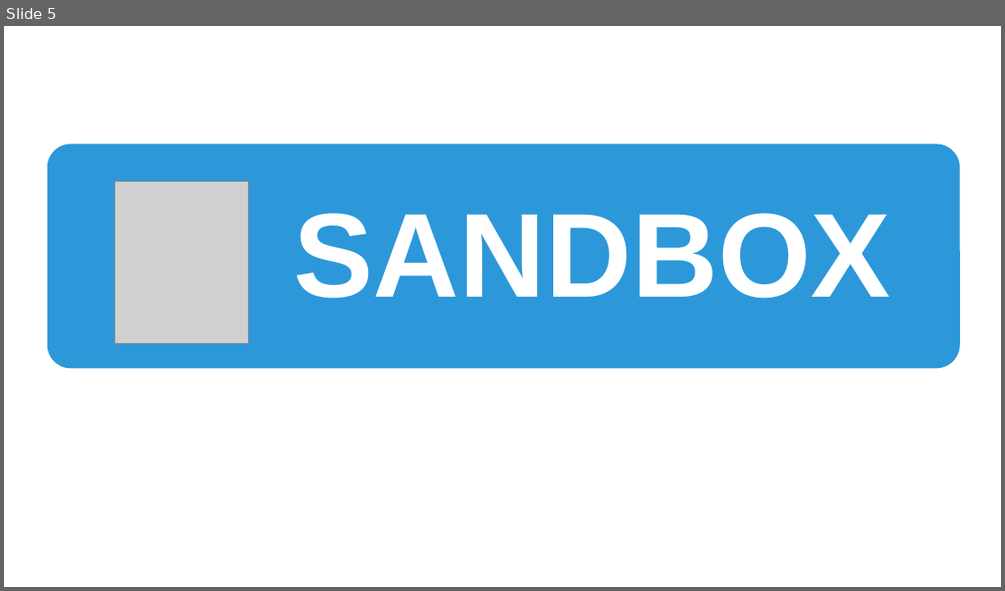
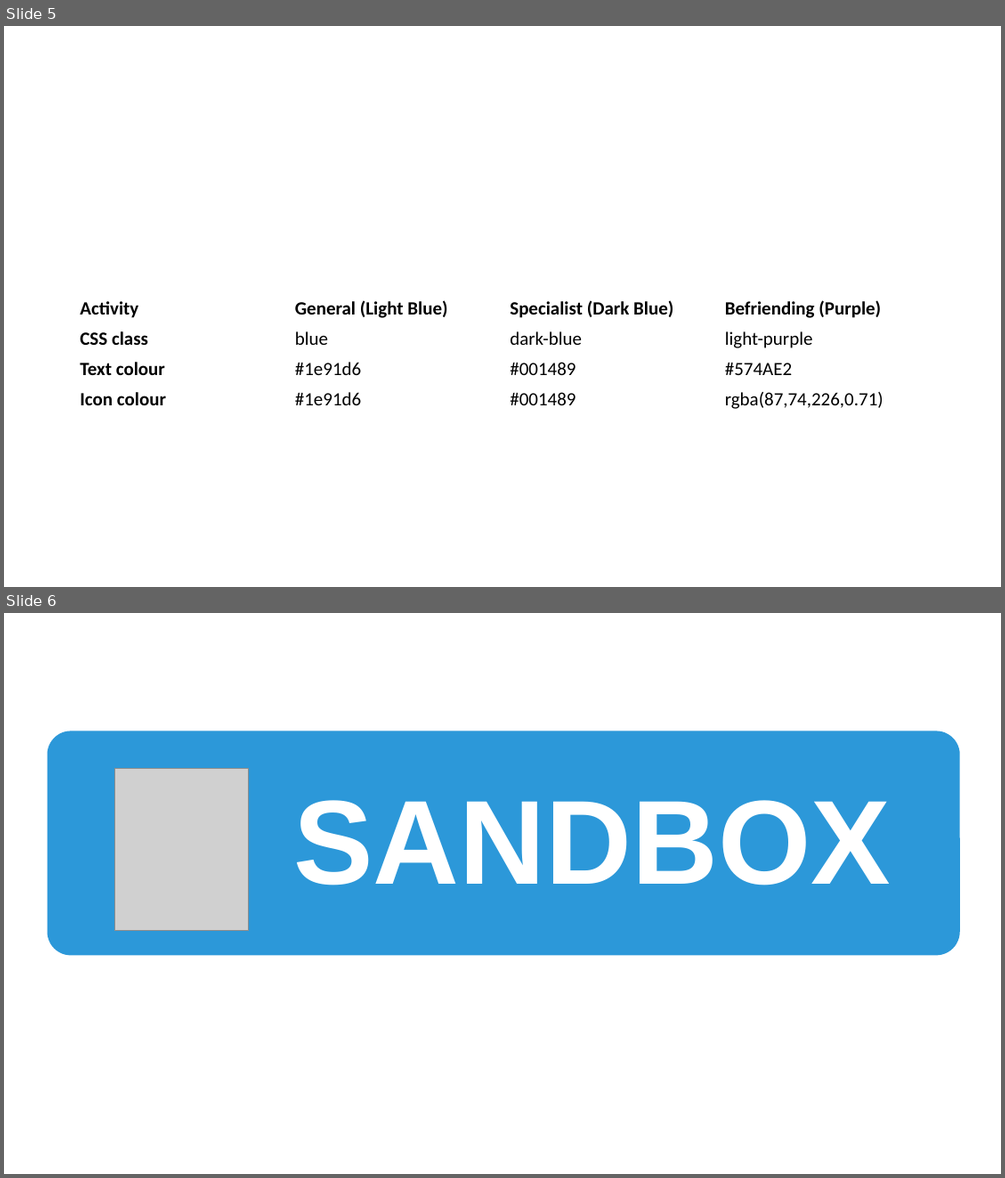
Before and after one commit to HelpMyStreet/front-end, a slide deck: HelpMyStreetFE/HelpMyStreetFE/src/pptx/Icons.pptx. Shown one above the other, each under a label of ours: slide 5 before the commit, slides 5 and 6 after it. The pictures are 1005x591 and 1005x1178 pixels, drawn with LibreOffice and Linux fonts; fonts in the diff are those of the drawing; grey boxes stand for pictures. Boxes give left, top, right and bottom in pixels: in the first picture for what was removed or moved away, otherwise in the second. Text is boxed around its words. In the diff, an @@ line names an element or a change of style, - is before the commit and + after.

```diff
--- a/HelpMyStreetFE/HelpMyStreetFE/src/pptx/Icons.pptx
+++ b/HelpMyStreetFE/HelpMyStreetFE/src/pptx/Icons.pptx
@@ slide 5 added at (4,26,1001,587), background #FFFFFF @@
@@ table added at (73,294,934,413), 4 rows, 4 columns @@
+Activity | General (Light Blue) | Specialist (Dark Blue) | Befriending (Purple)
+CSS class | blue | dark-blue | light-purple
+Text colour | #1e91d6 | #001489 | #574AE2
+Icon colour | #1e91d6 | #001489 | rgba(87,74,226,0.71)
@@ what was slide 5 is now slide 6 @@
```
Also in this commit, not shown: 1 slide changed, 4 other files.
